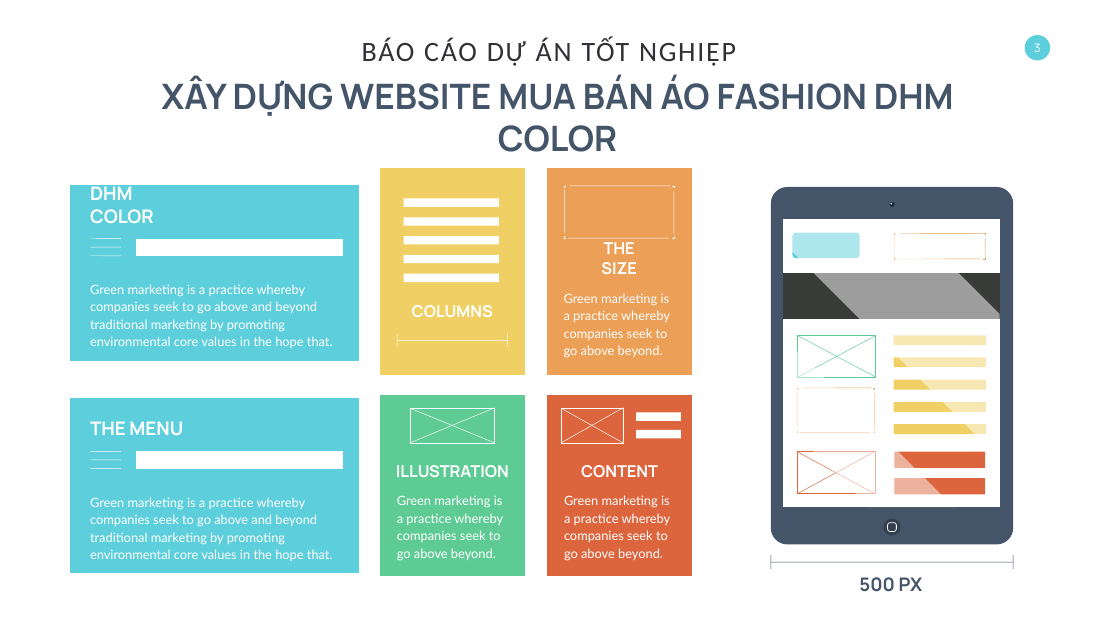
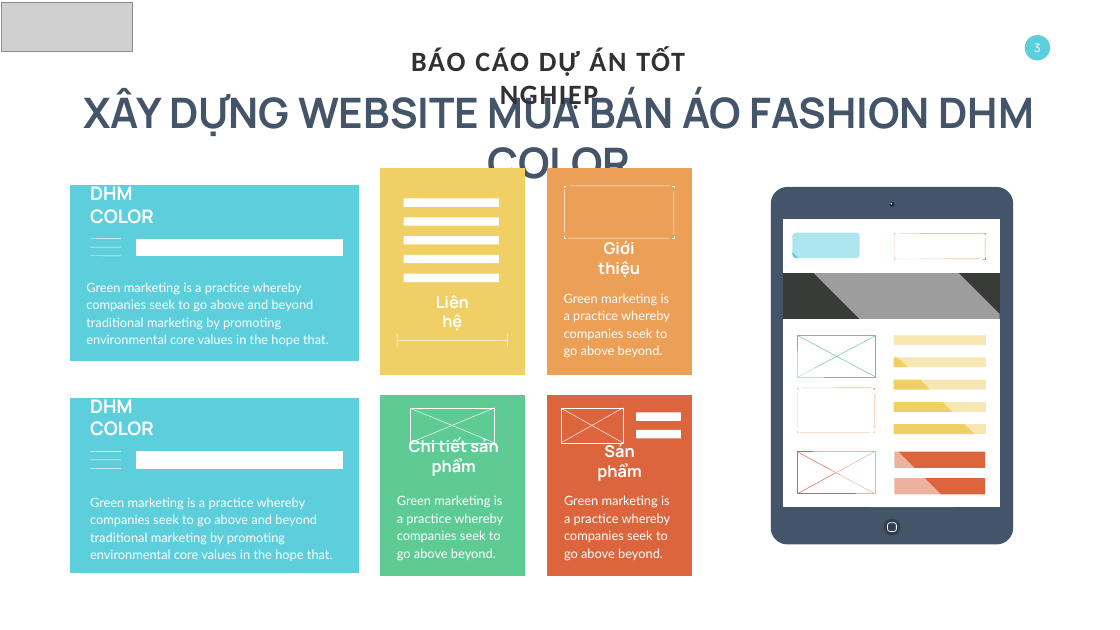
Before and after one commit to ManhSyNguyen/duan2021, a slide deck: slide 3 of Tai lieu/Technology Infographics Powerpoint Template.pptx. Drawn at 1120x630 pixels with LibreOffice and Linux fonts; fonts in the diff are those of the drawing; grey boxes stand for pictures. Boxes give left, top, right and bottom in pixels: in the first picture for what was removed or moved away, otherwise in the second. Text is boxed around its words. In the diff, an @@ line names an element or a change of style, - is before the commit and + after.

```diff
--- a/Tai lieu/Technology Infographics Powerpoint Template.pptx
+++ b/Tai lieu/Technology Infographics Powerpoint Template.pptx
@@ picture added at bbox=[1, 2, 132, 51] @@
@@ text "BÁO CÁO DỰ ÁN TỐT ...": place and size @@
-text "BÁO CÁO DỰ ÁN TỐT ..." at bbox=[362, 38, 736, 66]
+text "BÁO CÁO DỰ ÁN TỐT ..." at bbox=[411, 47, 685, 111]
@@ text "BÁO CÁO DỰ ÁN TỐT ..." at bbox=[411, 47, 685, 111]: bold on @@
@@ text "XÂY DỰNG WEBSITE MUA BÁN ...": place and size @@
-text "XÂY DỰNG WEBSITE MUA BÁN ..." at bbox=[161, 76, 954, 152]
+text "XÂY DỰNG WEBSITE MUA BÁN ..." at bbox=[83, 89, 1034, 190]
@@ text "XÂY DỰNG WEBSITE MUA BÁN ..." at bbox=[83, 89, 1034, 190]: size 60 to 72 pt @@
@@ text at bbox=[598, 241, 640, 277]: text changed @@
-THE SIZE
+Giới thiệu
@@ text "Green marketing is a practice ...": place and size @@
-text "Green marketing is a practice ..." at bbox=[90, 284, 333, 348]
+text "Green marketing is a practice ..." at bbox=[86, 282, 329, 346]
@@ text at bbox=[436, 295, 469, 330]: text changed @@
-COLUMNS
+Liên hệ
@@ text at bbox=[90, 396, 154, 435]: text changed @@
-THE MENU
+DHM COLOR
@@ text added at bbox=[409, 438, 498, 476], 28 pt, text #FFFFFF, bold @@
+Chi tiết sản phẩm
@@ text at bbox=[597, 443, 641, 481]: text changed @@
-CONTENT
+Sản phẩm
@@ text removed at bbox=[396, 465, 509, 477] @@
-ILLUSTRATION
@@ line removed from (771, 562) to (1013, 562) @@
@@ line removed from (771, 569) to (771, 555) @@
@@ line removed from (1013, 569) to (1013, 555) @@
@@ text removed at bbox=[859, 577, 923, 592] @@
-500 PX
```
Also in this commit, not shown: 2 other slides changed, 5 other files.
